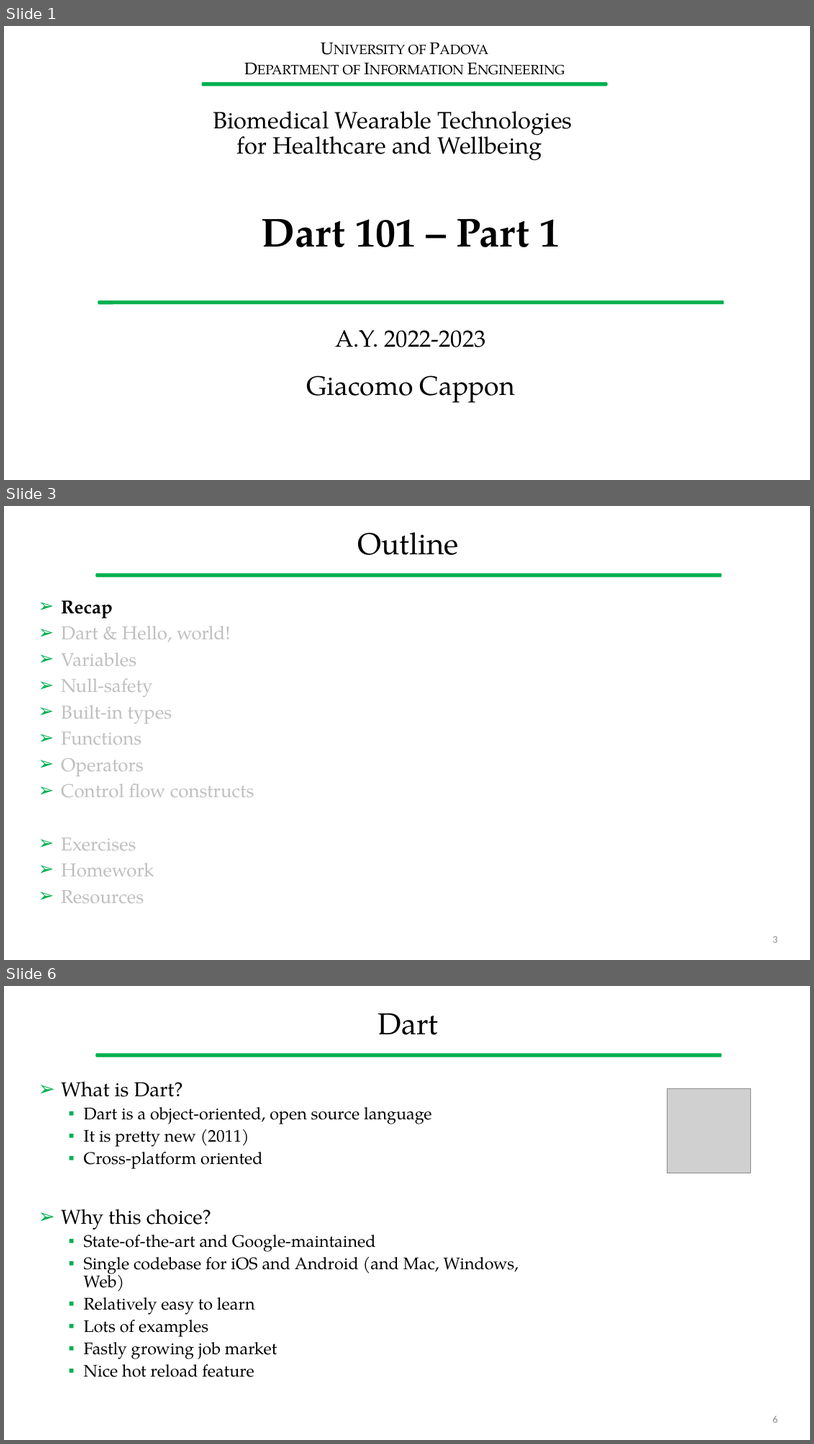
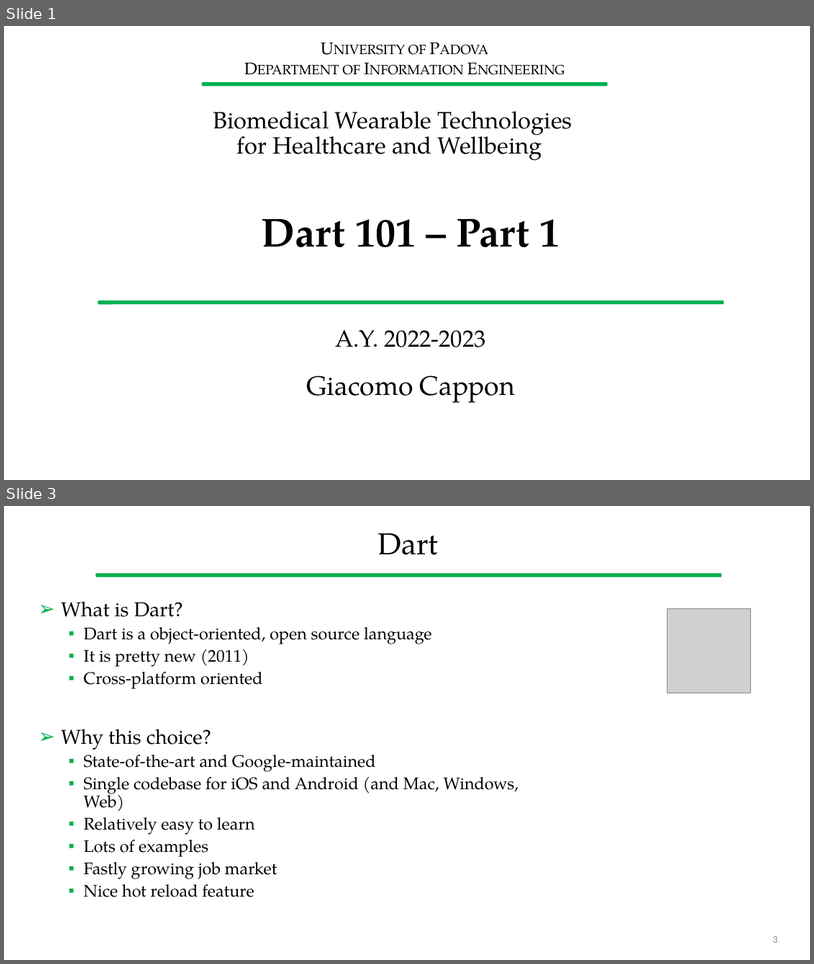
Before and after one commit to gcappon/bwthw, a slide deck: lab_02-dart_101_part_1/lab_02-dart_101_part_1.pptx. Shown one above the other, each under a label of ours: slides 1, 3 and 6 before the commit, slides 1 and 3 after it; the slides between them are not shown. The pictures are 814x1444 and 814x964 pixels, drawn with LibreOffice and Linux fonts; fonts in the diff are those of the drawing; grey boxes stand for pictures; background and template pictures are left out. Boxes give left, top, right and bottom in pixels: in the first picture for what was removed or moved away, otherwise in the second. Text is boxed around its words. In the diff, an @@ line names an element or a change of style, - is before the commit and + after.

```diff
--- a/lab_02-dart_101_part_1/lab_02-dart_101_part_1.pptx
+++ b/lab_02-dart_101_part_1/lab_02-dart_101_part_1.pptx
@@ slide 3 removed at box(4, 506, 810, 960), background #FFFFFF; not listed: 1 template element that a slide beside it also shows @@
@@ title removed at box(358, 532, 459, 555) @@
-Outline
@@ text removed at box(61, 600, 255, 903) @@
-➢ Recap
-➢ Dart & Hello, world!
-➢ Variables
-➢ Null-safety
-➢ Built-in types
-➢ Functions
-➢ Operators
-➢ Control flow constructs
-➢ Exercises
-➢ Homework
-➢ Resources
@@ page number removed at box(773, 936, 778, 942) @@
-3
@@ what was slide 6 is now slide 3 @@
@@ page number at box(773, 936, 778, 942): text changed @@
-6
+3
```
Also in this commit, not shown: 11 slides changed, 1 slide added, 2 other slides removed, 2 other files.
